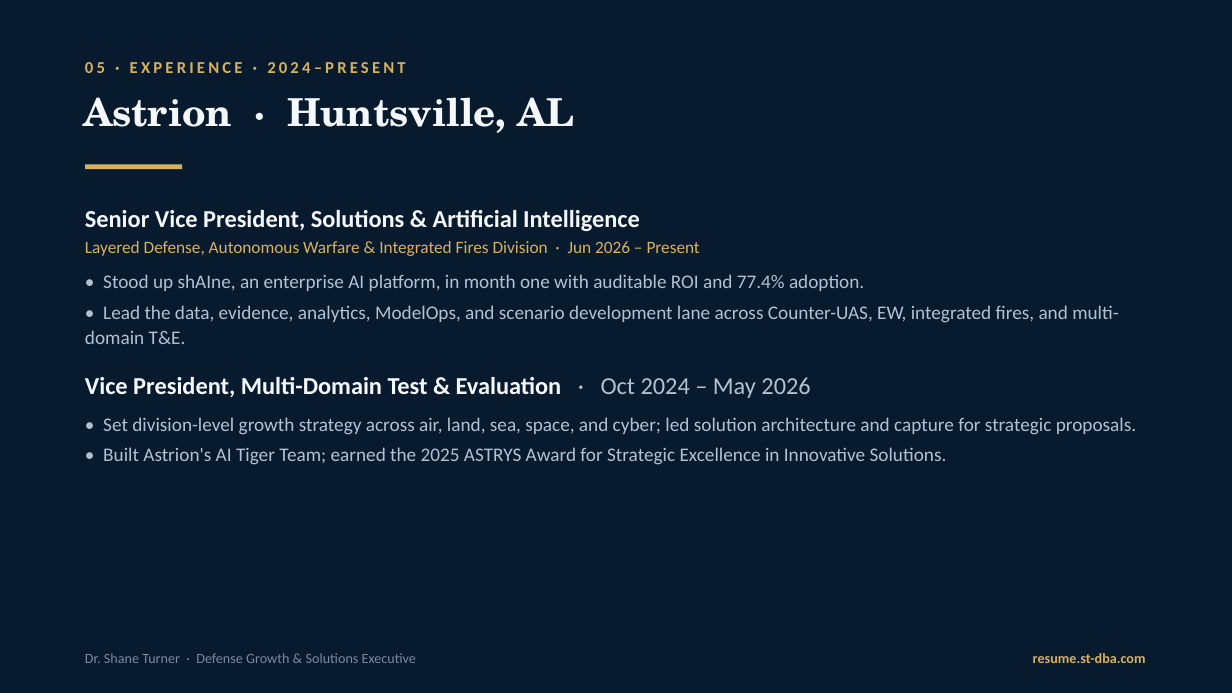
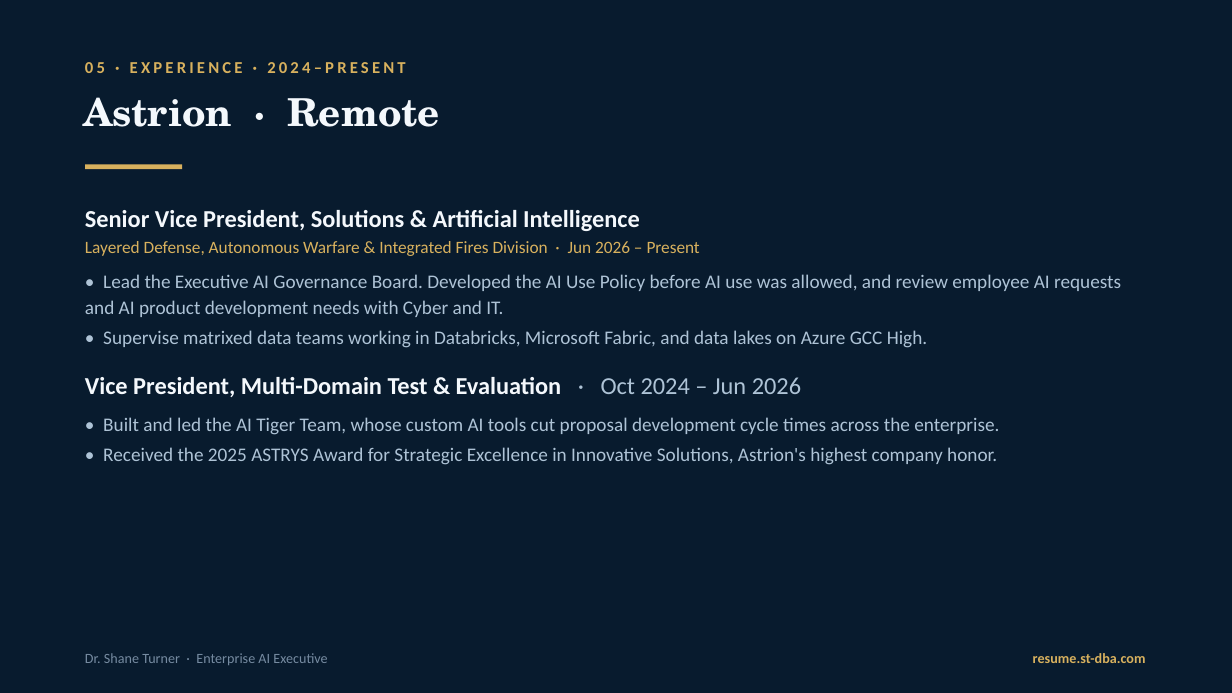
Before and after one commit to AzJester/resume, a slide deck: slide 6 of assets/Shane-Turner-Resume.pptx. Drawn at 1232x693 pixels with LibreOffice and Linux fonts; fonts in the diff are those of the drawing. Boxes give left, top, right and bottom in pixels: in the first picture for what was removed or moved away, otherwise in the second. Text is boxed around its words. In the diff, an @@ line names an element or a change of style, - is before the commit and + after.

Commit message:
Update share collateral to the Enterprise AI Executive positioning (#40)
Infographic SVGs and PNGs (dark, light, square, vertical) and the deck now carry the Enterprise AI Executive copy and the share card's look. PNGs are rendered from the SVGs with the repo's Fraunces and Inter fonts; the deck is edited in place with its existing layout and branding.

```diff
--- a/assets/Shane-Turner-Resume.pptx
+++ b/assets/Shane-Turner-Resume.pptx
@@ text at (83, 97, 440, 127): text changed @@
-Astrion · Huntsville, AL
+Astrion · Remote
@@ text at (85, 274, 1121, 465): text changed @@
-• Stood up shAIne, an enterprise AI platform, in month one with auditable ROI and 77.4% adoption.
-• Lead the data, evidence, analytics, ModelOps, and scenario development lane across Counter-UAS, EW, integrated fires, and multi-domain T&E.
-Vice President, Multi-Domain Test & Evaluation · Oct 2024 – May 2026
-• Set division-level growth strategy across air, land, sea, space, and cyber; led solution architecture and capture for strategic proposals.
-• Built Astrion's AI Tiger Team; earned the 2025 ASTRYS Award for Strategic Excellence in Innovative Solutions.
+• Lead the Executive AI Governance Board. Developed the AI Use Policy before AI use was allowed, and review employee AI requests and AI product development needs with Cyber and IT.
+• Supervise matrixed data teams working in Databricks, Microsoft Fabric, and data lakes on Azure GCC High.
+Vice President, Multi-Domain Test & Evaluation · Oct 2024 – Jun 2026
+• Built and led the AI Tiger Team, whose custom AI tools cut proposal development cycle times across the enterprise.
+• Received the 2025 ASTRYS Award for Strategic Excellence in Innovative Solutions, Astrion's highest company honor.
@@ text at (85, 653, 327, 665): text changed @@
-Dr. Shane Turner · Defense Growth & Solutions Executive
+Dr. Shane Turner · Enterprise AI Executive
```
Also in this commit, not shown: 7 other slides changed, 1 slide added, 1 slide removed, 8 other files.
